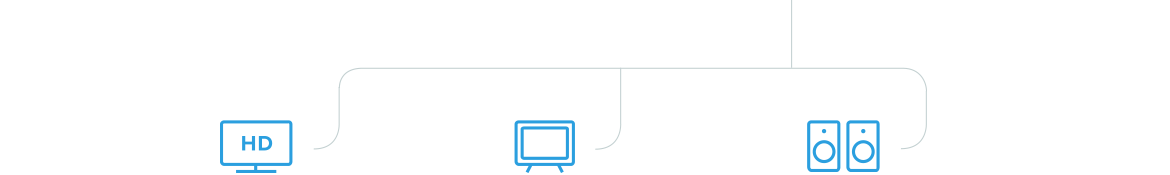
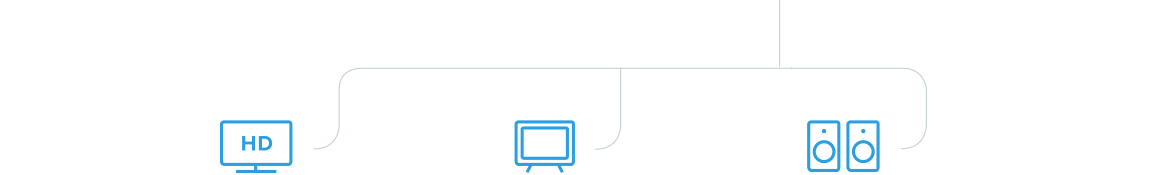
Layer changes from the first 1170×175 image to the second:
added layer "Layer 1" above "Vector Smart Object" over [left=779, top=0, right=781, bottom=67]
painted on "Vector Smart Object" over [left=791, top=0, right=793, bottom=67]
